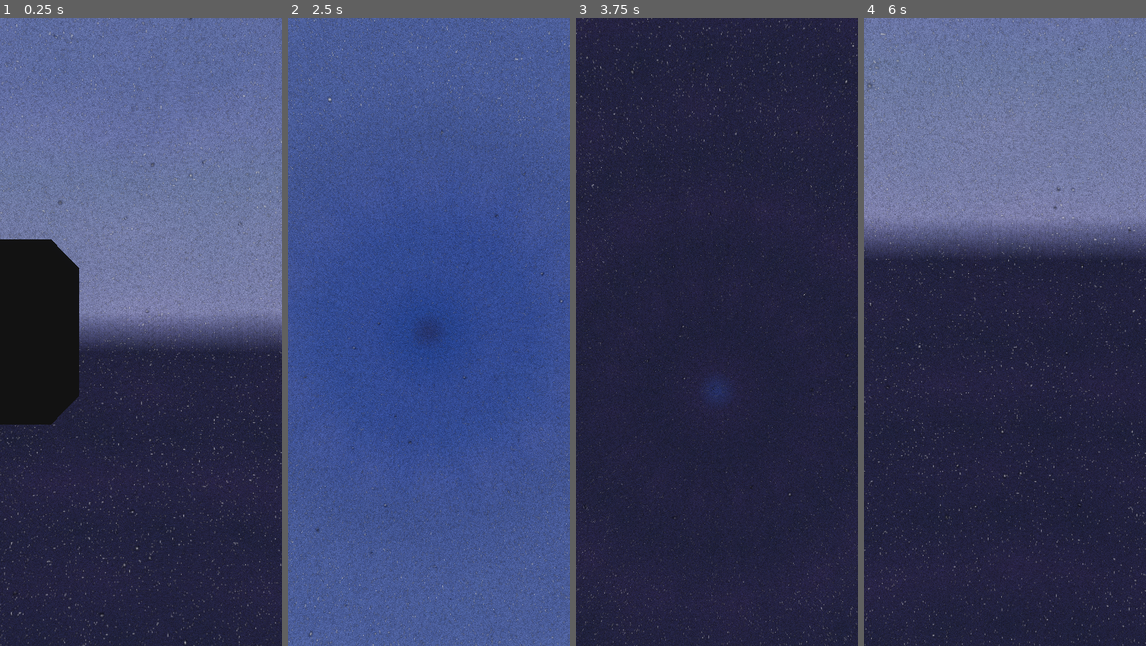
Above: before the commit, frames 1-4 (left to right).
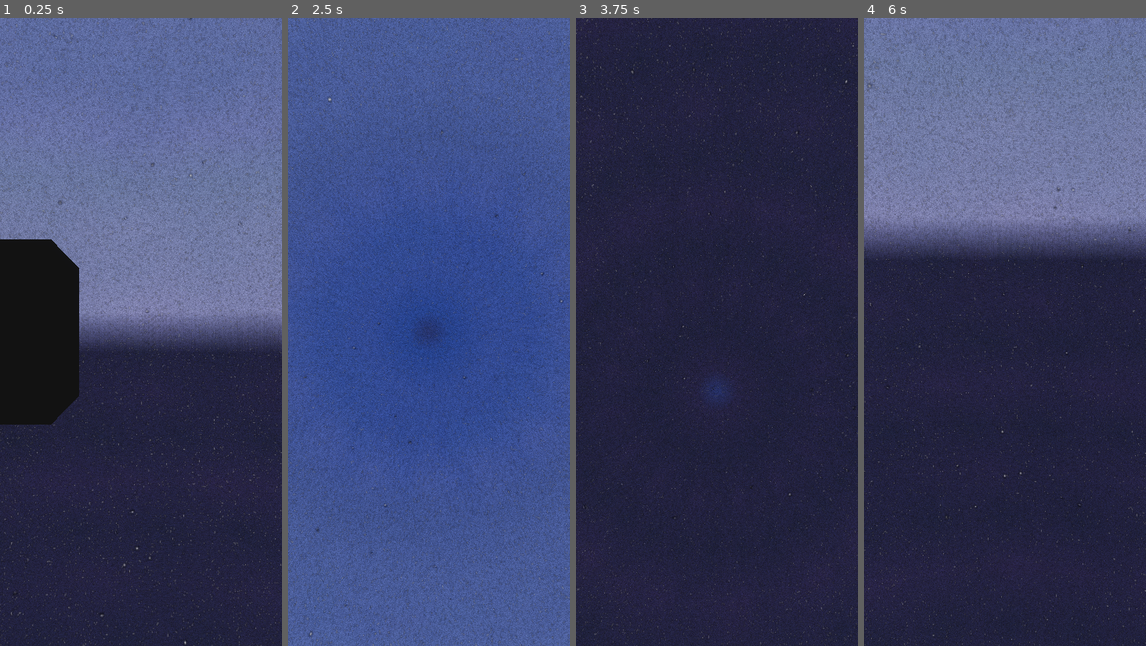
Above: after the commit, the same moments.

Repository: Capstone-Mystery-Machine/spotnik
Game: Godot game, scene res://scenes/worldspawn.tscn
Same seed, same stepped clock (60 frames per second), same inputs: the game is played once before the commit and once after it. A sky picture missing from this copy of the repository is replaced by a grey-blue gradient.
Inputs (mouse positions are in pixels of both pictures, inside the frame that each line leads up to):
- Up to frame 1 (0.25 s): no input
- Up to frame 2 (2.5 s): move the mouse to (414, 457) at 0.52 s; press the mouse at (414, 457) at 0.53 s; move the mouse to (448, 338) at 1.27 s; release the mouse at (448, 338) at 1.28 s; tap I at 1.35 s; move the mouse to (344, 237) at 2.02 s; press the mouse at (344, 237) at 2.03 s
- Up to frame 3 (3.75 s): move the mouse to (719, 332) at 2.77 s; release the mouse at (719, 332) at 2.78 s; tap I at 2.85 s; tap Enter at 3.5 s; move the mouse to (674, 175) at 3.52 s; press the mouse at (674, 175) at 3.53 s
- Up to frame 4 (6 s): tap Space at 4.25 s; move the mouse to (1021, 332) at 4.27 s; release the mouse at (1021, 332) at 4.28 s; tap I at 4.35, 5.85 s; move the mouse to (948, 363) at 5.02 s; press the mouse at (948, 363) at 5.03 s; tap Enter at 5.75 s; move the mouse to (1010, 319) at 5.77 s; release the mouse at (1010, 319) at 5.78 s

The runs differ from the first frame. In frame 1, 0.5% of the frame differs, in the area x 0-100%, y 0-100%; in frame 2, 0.2%; in frame 3, 0.2%; in frame 4, 0.5%.

Commit message:
feat: rebalanced star field visuals

Diff:
--- a/scenes/skybox.gd
+++ b/scenes/skybox.gd
@@ -76,7 +76,7 @@
 @export var stars_field_near_material: SkyboxLayerMaterial = SkyboxLayerMaterial.new(
 	Color(0, 0, 0, 0.6),
 	Color(0.15, 0.15, 0.15, 1.0),
-	0.7,
+	0.5,
 )
 
 ## Represents the material settings applied to the far field stars layer.
--- a/scenes/worldspawn.tscn
+++ b/scenes/worldspawn.tscn
@@ -49,7 +49,7 @@
 script = ExtResource("8_5nanx")
 albedo_color = Color(0, 0, 0, 0.6)
 emission_color = Color(0.15, 0.15, 0.15, 1)
-emission_energy = 0.7
+emission_energy = 0.5
 
 [sub_resource type="Resource" id="Resource_v1r0n"]
 script = ExtResource("8_5nanx")
Not shown: 2 places in scenes/worldspawn.tscn that only renumber resources
